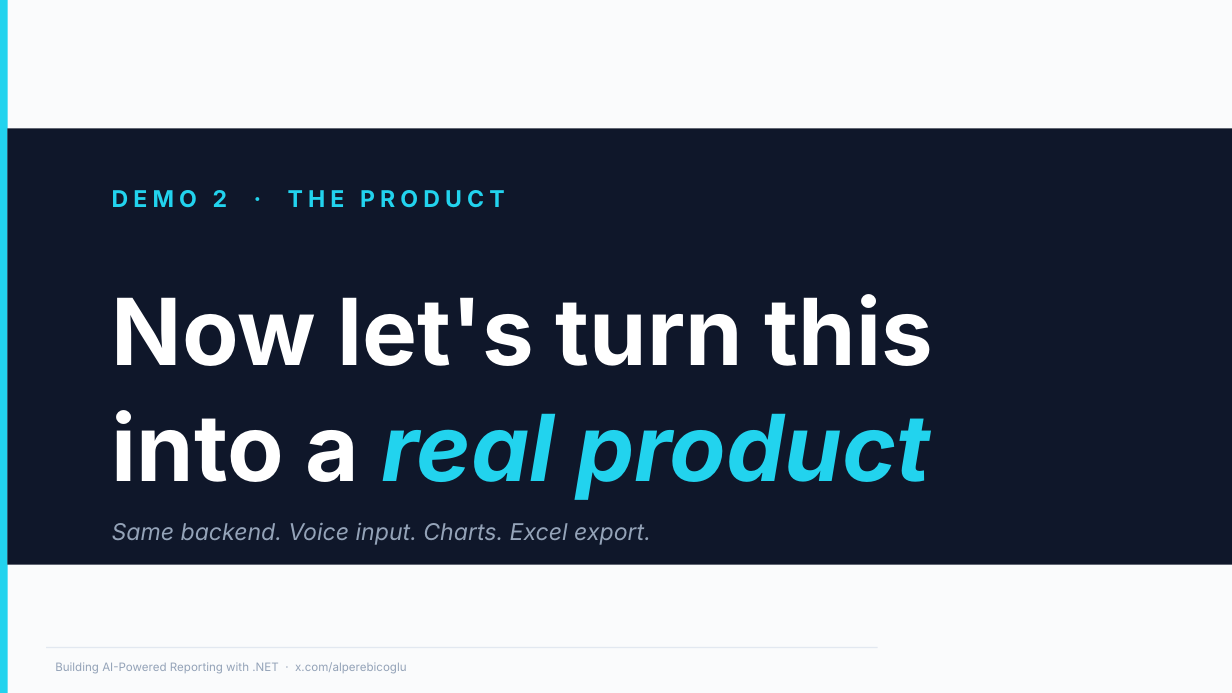
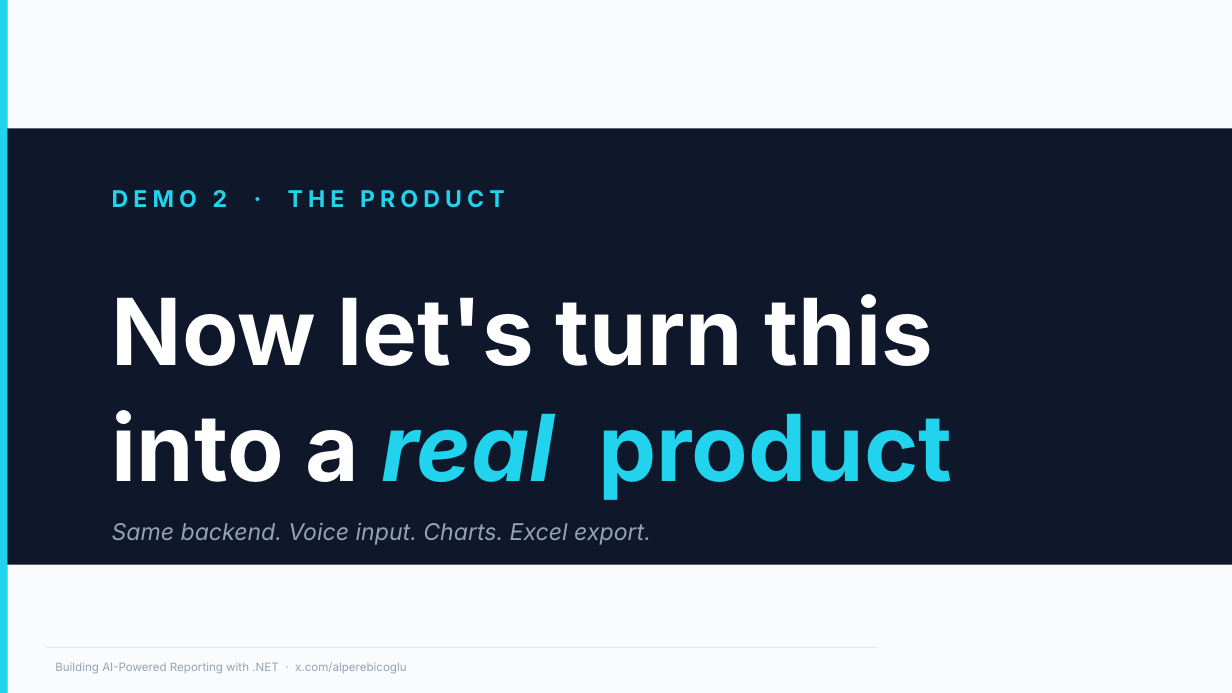
Before and after one commit to ebicoglu/chat-with-your-data-conference, a slide deck: slide 14 of Presentation.pptx. Drawn at 1232x693 pixels with LibreOffice and Linux fonts; fonts in the diff are those of the drawing; background and template pictures are left out. Boxes give left, top, right and bottom in pixels: in the first picture for what was removed or moved away, otherwise in the second. Text is boxed around its words. In the diff, an @@ line names an element or a change of style, - is before the commit and + after.

```diff
--- a/Presentation.pptx
+++ b/Presentation.pptx
@@ text "Now let's turn this into ..." at box(112, 294, 952, 500): italic off in "product" @@
```
Also in this commit, not shown: 7 other slides changed.
